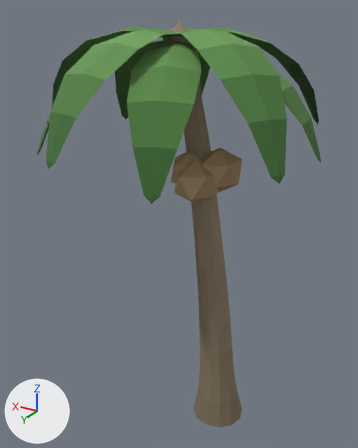
The glTF model models/terrain/Coconut_Pile.glb as it was, and as the next commit left it.
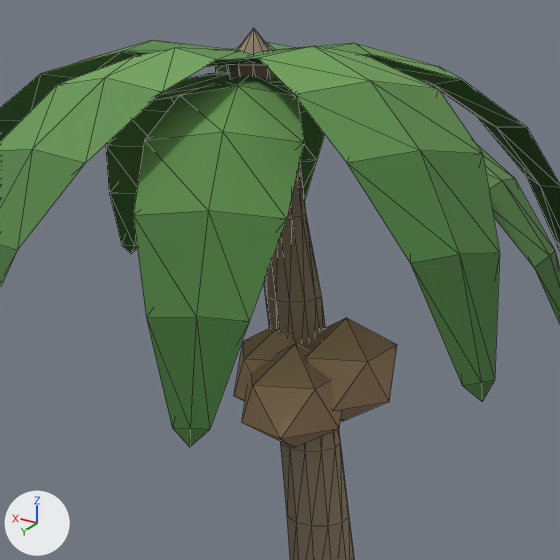
There are two pictures of each version: one whole from a 50 mm lens placed at (-2.57, 5.47, 5.72), pointed at (0.78, -0.12, 2.93), one close up on the part from 19% to 88% of the width and 2% to 57% of the height. Arrows for +X, +Y and +Z are at lower left; the lights stay in place. The last two pictures show the newer version. The close-ups show mesh edges as thin lines. Vertices at exactly the same position are counted once.

Names of what the first close-up shows: 'Coconut_Palm_Merged'.
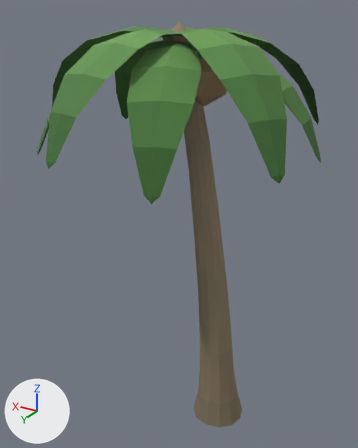
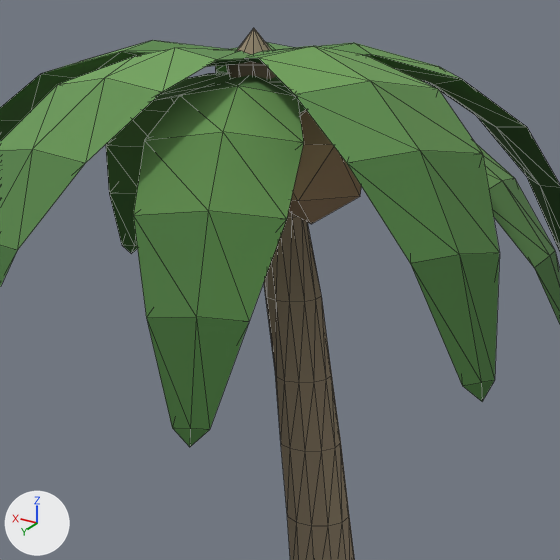
Location of each change, (x1, y1, x2, y2) in pixels of the close-ups (560 x 560 px; the box of a moved part takes in the faces that stretch with it):
part 1 of me_coconut_palm_merged_mesh, deleted (brown): before (242, 344, 342, 448)
part 2 of me_coconut_palm_merged_mesh, deleted (brown): before (234, 328, 306, 401)
part 3 of me_coconut_palm_merged_mesh, moved or reshaped: before (304, 318, 397, 421); after (288, 110, 362, 224)

The change, as a list of edits to the scene's bpy script:
```text
Change me_coconut_palm_merged_mesh:
    used by ob_coconut_palm_merged; location = (0.0, 0.0, 0.0)
    verts and faces of me_coconut_palm_merged_mesh; kept vertices keep their numbers, new ones are numbered from 468
    before: 432 (0.11, 0.01, 3.57) at pixel (342, 421), 433 (0.33, -0.18, 3.73), 434 (0.02, -0.29, 3.73), 435 (-0.17, 0.01, 3.73) at pixel (389, 401), 436 (0.02, 0.31, 3.73) at pixel (332, 411)
    before: 437 (0.33, 0.2, 3.73), 438 (0.2, -0.29, 4.0), 439 (-0.12, -0.18, 4.0) at pixel (397, 344), 440 (-0.12, 0.2, 4.0) at pixel (367, 361), 441 (0.2, 0.31, 4.0) at pixel (305, 358)
    before: 442 (0.39, 0.01, 4.0), 443 (0.11, 0.01, 4.16) at pixel (346, 317)
    remove me_coconut_palm_merged_mesh.from_pydata(...)  # 468 vertices, 876 faces; spans x -1.1..2.77, y -1.91..1.88, z -0.03..5.62
    add me_coconut_palm_merged_mesh.from_pydata(...)  # 444 vertices, 836 faces; spans x -1.1..2.77, y -1.91..1.88, z -0.03..5.62
    me_coconut_palm_merged_mesh part 1: the loose piece of 12 vertices spanning x 0.0..0.56, y -0.03..0.58, z 3.46..4.05 is deleted
    me_coconut_palm_merged_mesh part 2: the loose piece of 12 vertices spanning x 0.17..0.73, y -0.22..0.38, z 3.53..4.12 is deleted
    me_coconut_palm_merged_mesh part 3
    add for i in [*range(432, 438), 439, 440, 442, 443]: verts[i] += (0.17, 0.11, 1.1)
    add verts[438] = (0.36, -0.18, 5.1)  # moved
    add verts[441] = (0.36, 0.42, 5.1)  # moved
```
